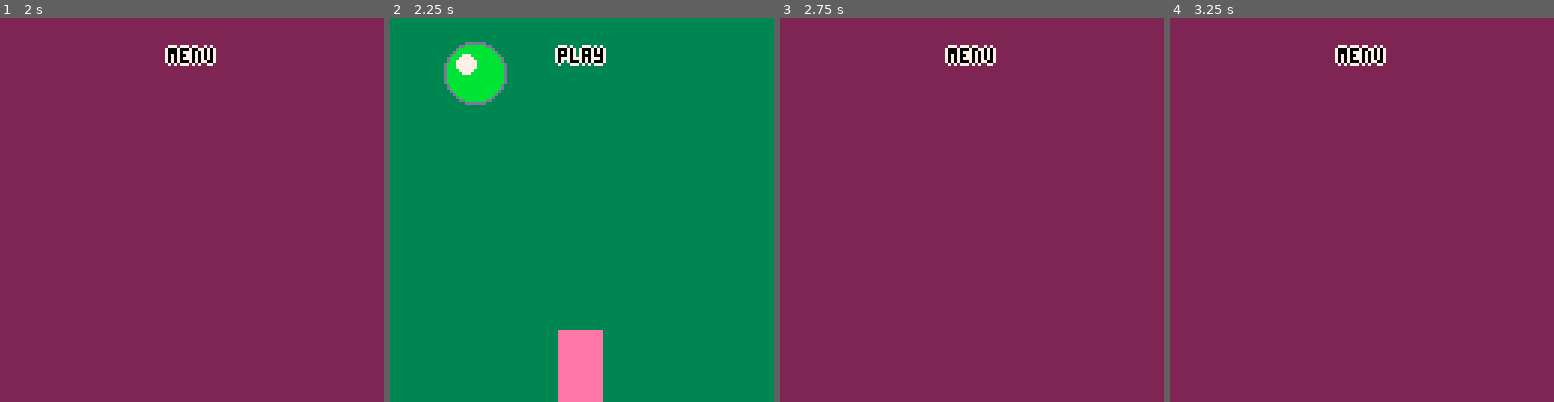
Above: before the commit, frames 1-4 (left to right).
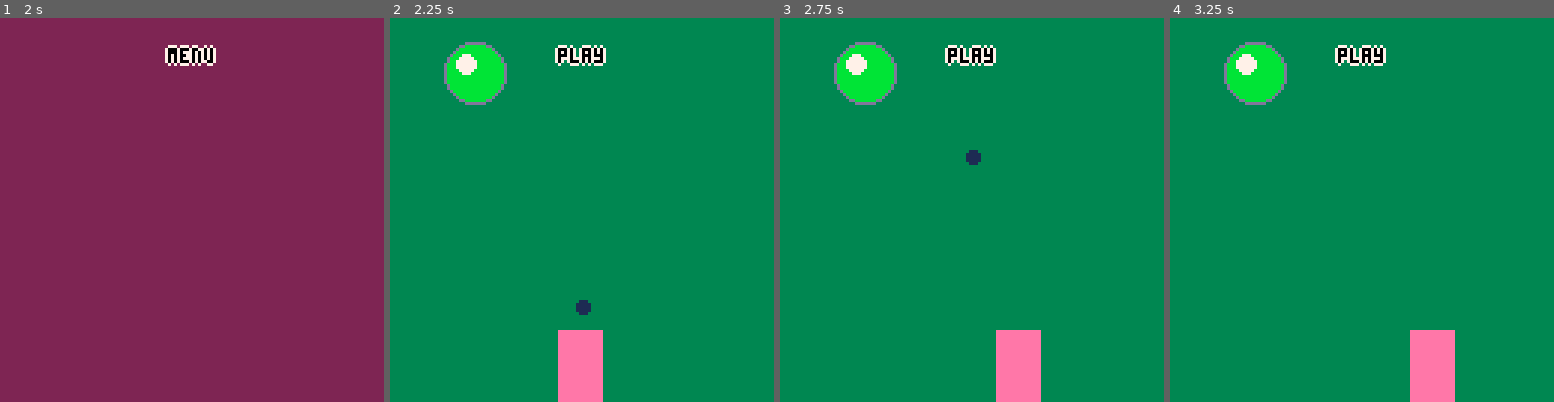
Above: after the commit, the same moments.

Repository: escargames/Anthrax
Game: PICO-8 cartridge Anthrax.p8
Two runs of this game, one before a commit and one after it. Both use one fixed random seed, a clock stepped at 60 frames per second and the inputs below.
Inputs:
- Up to frame 1 (2 s): tap O (Z key) at 0.7, 1.7 s; hold Right from 1.6 s (still down)
- Up to frame 2 (2.25 s): release Right at 2.1 s; tap O (Z key) at 2.1 s; hold Up from 2.15 s (still down)
- Up to frame 3 (2.75 s): release Up at 2.42 s; hold Right from 2.47 s (still down); tap O (Z key) at 2.5 s
- Up to frame 4 (3.25 s): tap O (Z key) at 2.9 s; release Right at 3.03 s; hold Left from 3.08 s (still down)

Frame 1 is identical in both runs. In frame 2, 0.1% of the frame differs, in the area x 48-53%, y 73-78%; in frame 3, 99%, in the area x 0-100%, y 0-100%; in frame 4, 99%.

Commit message:
piou piou piou

Diff:
--- a/Anthrax.p8
+++ b/Anthrax.p8
@@ -49,6 +49,7 @@
    state = "play"
    tm = 0
       ball_list = {}
+      shot_list = {}
       add_ball()
       player = {
         x = 56,
@@ -61,7 +62,7 @@
 function update_play()
   tm += 1/30
   if (btnp(3)) then
-    add_ball()
+    --add_ball()
   end
 
   if tm > 2 then
@@ -69,8 +70,13 @@
   end
 
   update_player()
+  update_shots()
 
-    if (btnp(4)) then
+  if (btnp(2)) then
+    add_shot()
+  end
+
+    if (btnp(3)) then
       state = "menu"
       sfx(0)
     end
@@ -127,6 +133,27 @@
     end)
 end
 
+function add_shot()
+    add(shot_list, {
+          x=player.x + 8,
+          y=player.y - 1,
+          vx=0,
+          vy=-100
+          })
+    sfx(1)
+end
+
+function update_shots()
+  foreach(shot_list, function(b)
+        if b.y < -50 then
+          del(shot_list, b)
+          return
+        end
+      b.x += b.vx / 30
+      b.y += b.vy / 30
+    end)
+end
+
 config.play.draw = function ()
   foreach(ball_list, function(b)
     circfill(b.x, b.y, b.r, b.c)
@@ -134,6 +161,11 @@
     circfill(b.x - b.r * 0.3, b.y - b.r * 0.3, b.r * 0.35, 7)
   end)
   spr (player.sp, player.x, player.y, 2, 3)
+  foreach(shot_list, function(b)
+    circfill(b.x, b.y, 2, 1)
+    --circ(b.x, b.y, b.r, 13)
+    --circfill(b.x - b.r * 0.3, b.y - b.r * 0.3, b.r * 0.35, 7)
+  end)
 end
 
 __gfx__
